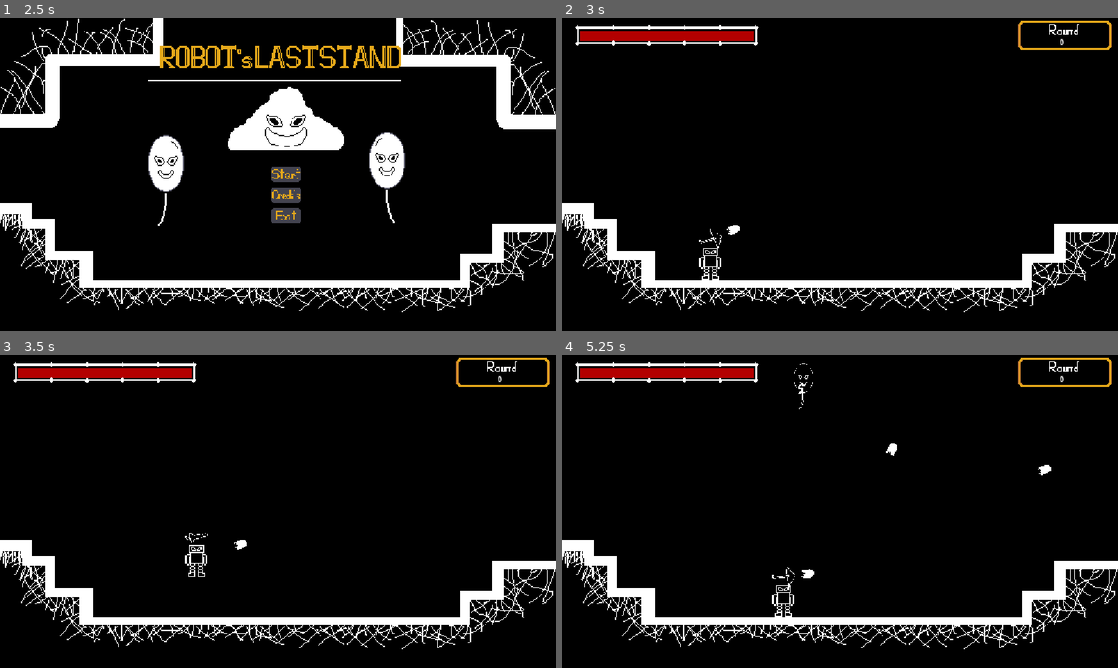
Above: before the commit, frames 1-4 (two rows, left to right).
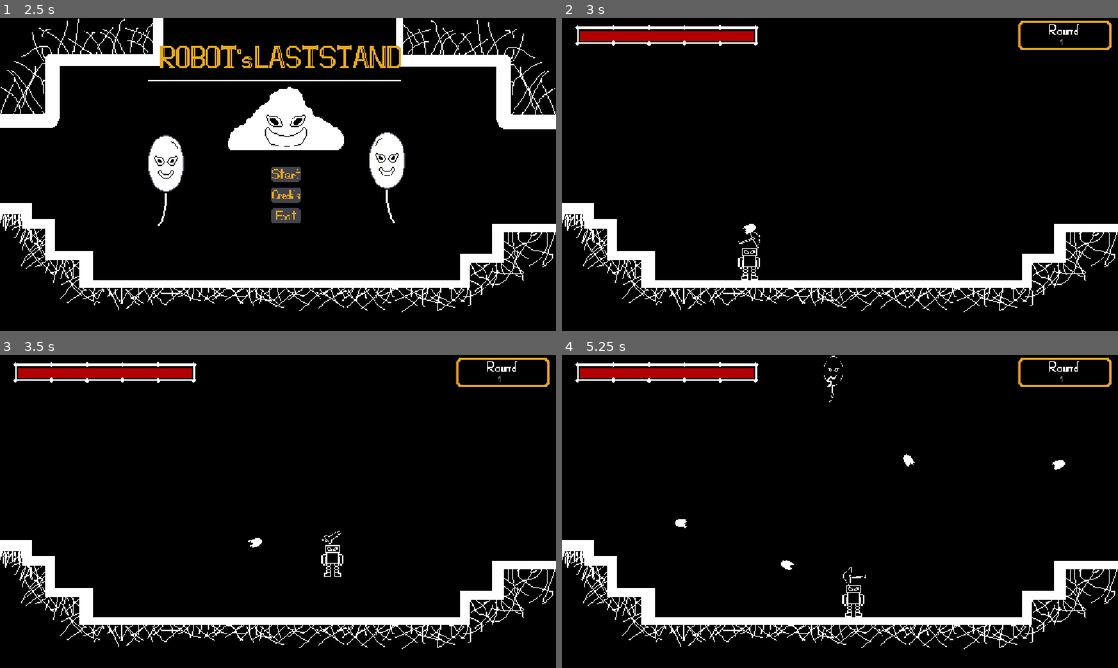
Above: after the commit, the same moments.

Repository: NinbaxDev/Robots_Last_Stand
Game: Godot game, scene res://menu.tscn
Same seed, same stepped clock (60 frames per second), same inputs: the game is played once before the commit and once after it.
Inputs (mouse positions are in pixels of both pictures, inside the frame that each line leads up to):
- Up to frame 1 (2.5 s): click (289, 196) at 0.5 s; click (478, 255) at 1.25 s; click (289, 174) at 2 s
- Up to frame 2 (3 s): move the mouse to (962, 158) at 2.77 s; hold Right (move_right) from 2.78 s (still down); click (962, 158) at 2.85 s
- Up to frame 3 (3.5 s): keep holding Right (move_right); tap Space (move_jump) at 3.02 s
- Up to frame 4 (5.25 s): move the mouse to (728, 527) at 3.52 s; click (728, 527) at 3.6 s; tap Space (move_jump) at 3.77 s; move the mouse to (895, 442) at 4.27 s; release Right (move_right) at 4.28 s; hold A (move_left) 4.28-5.03 s; click (895, 442) at 4.35 s; move the mouse to (812, 574) at 5.02 s; hold Right (move_right) from 5.03 s (still down); click (812, 574) at 5.1 s

Frame 1 is identical in both runs. In frame 2, 0.4% of the frame differs, in the area x 24-91%, y 6-84%; in frame 3, 0.4%; in frame 4, 0.8%, in the area x 20-91%, y 0-84%.

Commit message:
Fix wave system
Concertei!!! Após rever o código dezenas de vezes, trocar loop, alterar variáveis, criar novas variáveis, deu certo. Usei o chatgpt para ajudar a achar o erro mas não foi muito útil, mas ajudou bem.

Diff:
--- a/codes/Player.gd
+++ b/codes/Player.gd
@@ -7,12 +7,12 @@
 
 func _ready() -> void:
 	$Shield.visible = false
-	PlayerData.life = 15
-	PlayerData.max_life = 15
-	PlayerData.attack = 1
-	PlayerData.attack_speed = 0.4
-	PlayerData.velocity = 200
-	PlayerData.shield = 0
+	PlayerData.life = 500
+	PlayerData.max_life = 500
+	PlayerData.attack = 10
+	PlayerData.attack_speed = 0.1
+	PlayerData.velocity = 600
+	PlayerData.shield = 1000
 	PlayerData.Pause_menu = get_parent().get_node("Pause_menu")
 
 func _physics_process(delta: float) -> void:
--- a/codes/battle_manager.gd
+++ b/codes/battle_manager.gd
@@ -5,33 +5,29 @@
 @onready var ballon = preload("res://Enemy/ballon.tscn")
 @onready var victory_defeat = $"../UI/Victory_Defeat"
 @onready var timer = $Timer
-var can = false
+var can = true
 
 func _ready() -> void:
 	player.player_die.connect(endgame)
 	start_round()
 
 func start_round():
-	can = false
+	can = true
 	RoundManager.enemy_die = 0
 	RoundManager.ballons_die = 0
 	RoundManager.clouds_die = 0
 	RoundManager.current_limit_enemy = 0
 	RoundManager.clouds = 0
-	# A cada 2 rounds, adiciona 1 Cloud.
-	# Round 1-2 = 0
-	# Round 3-4 = 1
-	# Round 5-6 = 2
-	# Round 7-8 = 3
-	# etc.
+	RoundManager.ballons = 0
+	if RoundManager.current_round > RoundManager.limit_round:
+		endgame(false)
+		return
 	if RoundManager.current_round >= 3:
-		RoundManager.limit_cloud = (RoundManager.current_round + 1) / 2
+		RoundManager.limit_cloud = (RoundManager.current_round - 1) / 2
 	else:
 		RoundManager.limit_cloud = 0
-	if RoundManager.current_round >= RoundManager.limit_round:
-		endgame(false)
-	else:
-		timer.start()
+	timer.start()
+	RoundManager.timer_cout += 1
 
 func _on_timer_timeout() -> void:
 	# Se já atingiu o número total de inimigos da wave,
@@ -50,18 +46,21 @@
 		boss.connect("cloud_die", Callable(self, "cloud_die"))
 		RoundManager.current_limit_enemy += 1
 		RoundManager.clouds += 1
-	else:
-		var enemy = ballon.instantiate()
-		enemy.position = Vector2(500, -100)
-		add_child(enemy)
-		enemy.connect("ballon_die", Callable(self, "ballon_die"))
-		RoundManager.current_limit_enemy += 1
-	if RoundManager.current_limit_enemy >= RoundManager.limit_enemy:
+	var enemy = ballon.instantiate()
+	enemy.position = Vector2(500, -100)
+	add_child(enemy)
+	enemy.connect("ballon_die", Callable(self, "ballon_die"))
+	RoundManager.current_limit_enemy += 1
+	RoundManager.ballons += 1
+	if RoundManager.current_limit_enemy == RoundManager.limit_enemy:
 		timer.stop()
-	print("inimigos spawnados:", RoundManager.current_limit_enemy)
-	print("limite:", RoundManager.limit_enemy)
-	print("clouds:", RoundManager.clouds)
-	print("limite de clouds:", RoundManager.limit_cloud)
+	if RoundManager.current_limit_enemy > RoundManager.limit_enemy:
+		enemy.queue_free()
+	print("-----------------------")
+	print("inimigos spawnados: ", RoundManager.current_limit_enemy)
+	print("limite: ", RoundManager.limit_enemy)
+	print("clouds: ", RoundManager.clouds)
+	print("ballons: ", RoundManager.ballons)
 
 func ballon_die():
 	RoundManager.ballons_die += 1
@@ -72,21 +71,23 @@
 	check_limit_enemy()
 
 func check_limit_enemy():
+	if !can:
+		return
 	RoundManager.enemy_die = RoundManager.ballons_die + RoundManager.clouds_die
 	print("enemy die:", RoundManager.enemy_die)
-	print("limit enemy:", RoundManager.limit_enemy)
 	if RoundManager.enemy_die == RoundManager.limit_enemy:
+		can = false
 		RoundManager.current_round += 1
 		RoundManager.limit_enemy += 1
 		timer.stop()
 		$"../UI".show_options()
-		print("ESPERANDO POWERUP")
+		print("Round atual: ", RoundManager.current_round)
+		print("Round limite: ", RoundManager.limit_round)
 		await Globalsignal.powerup_selected
-		print("POWERUP RECEBIDO")
 		start_round()
 
 func endgame(_player_dead: bool):
-	if !_player_dead:
+	if _player_dead:
 		victory_defeat.text = "DEFEAT"
 	else:
 		victory_defeat.text = "VICTORY"
@@ -99,5 +100,4 @@
 	RoundManager.limit_enemy = 1
 	RoundManager.limit_cloud = 0
 	RoundManager.current_round = 0
-	RoundManager.create_cloud = false
 	get_tree().change_scene_to_file("res://menu.tscn")
--- a/codes/menu.gd
+++ b/codes/menu.gd
@@ -4,7 +4,6 @@
 	MusicPlayer.play_music_level()
 
 func _on_start_pressed() -> void:
-	RoundManager.limit_round = 30
 	$AudioStreamPlayer2D.play()
 	await get_tree().create_timer(0.5).timeout
 	get_tree().change_scene_to_file("res://wizard_stand.tscn")
--- a/codes/round_manager.gd
+++ b/codes/round_manager.gd
@@ -1,6 +1,6 @@
 extends Node
 
-var current_round = 0
+var current_round = 1
 var limit_round = 14
 var ballons = 0
 var clouds = 1 #feito
@@ -11,4 +11,4 @@
 var limit_ballon = 1
 var limit_enemy = 1 # feito
 var current_limit_enemy = 0 # feito
-var create_cloud = false
+var timer_cout = 0
--- a/menu.tscn
+++ b/menu.tscn
@@ -7,7 +7,7 @@
 [ext_resource type="Texture2D" uid="uid://f73m2vstq702" path="res://sprites/Exit_button.png" id="5_ecwwl"]
 [ext_resource type="AudioStream" uid="uid://rymmv0uqm3wi" path="res://Sounds/click.wav" id="6_l48gv"]
 
-[node name="Menu" type="Control"]
+[node name="Menu" type="Control" unique_id=1778257716]
 layout_mode = 3
 anchors_preset = 15
 anchor_right = 1.0
@@ -16,13 +16,13 @@
 grow_vertical = 2
 script = ExtResource("1_lti8b")
 
-[node name="Sprite2D" type="Sprite2D" parent="."]
+[node name="Sprite2D" type="Sprite2D" parent="." unique_id=228568909]
 texture_filter = 1
 position = Vector2(576, 324)
 scale = Vector2(2, 2)
 texture = ExtResource("2_ouk20")
 
-[node name="VBoxContainer" type="VBoxContainer" parent="."]
+[node name="VBoxContainer" type="VBoxContainer" parent="." unique_id=2036223395]
 layout_mode = 1
 anchors_preset = 8
 anchor_left = 0.5
@@ -36,23 +36,23 @@
 grow_horizontal = 2
 grow_vertical = 2
 
-[node name="Start" type="Button" parent="VBoxContainer"]
+[node name="Start" type="Button" parent="VBoxContainer" unique_id=716625417]
 layout_mode = 2
 icon = ExtResource("3_ytr4m")
 flat = true
 
-[node name="Credits" type="Button" parent="VBoxContainer"]
+[node name="Credits" type="Button" parent="VBoxContainer" unique_id=2060332782]
 layout_mode = 2
 icon = ExtResource("4_l48gv")
 flat = true
 
-[node name="Exit" type="Button" parent="VBoxContainer"]
+[node name="Exit" type="Button" parent="VBoxContainer" unique_id=1160090575]
 layout_mode = 2
 size_flags_vertical = 4
 icon = ExtResource("5_ecwwl")
 flat = true
 
-[node name="AudioStreamPlayer2D" type="AudioStreamPlayer2D" parent="."]
+[node name="AudioStreamPlayer2D" type="AudioStreamPlayer2D" parent="." unique_id=1303241611]
 stream = ExtResource("6_l48gv")
 
 [connection signal="pressed" from="VBoxContainer/Start" to="." method="_on_start_pressed"]
Not shown: 1 places in menu.tscn that only renumber resources
